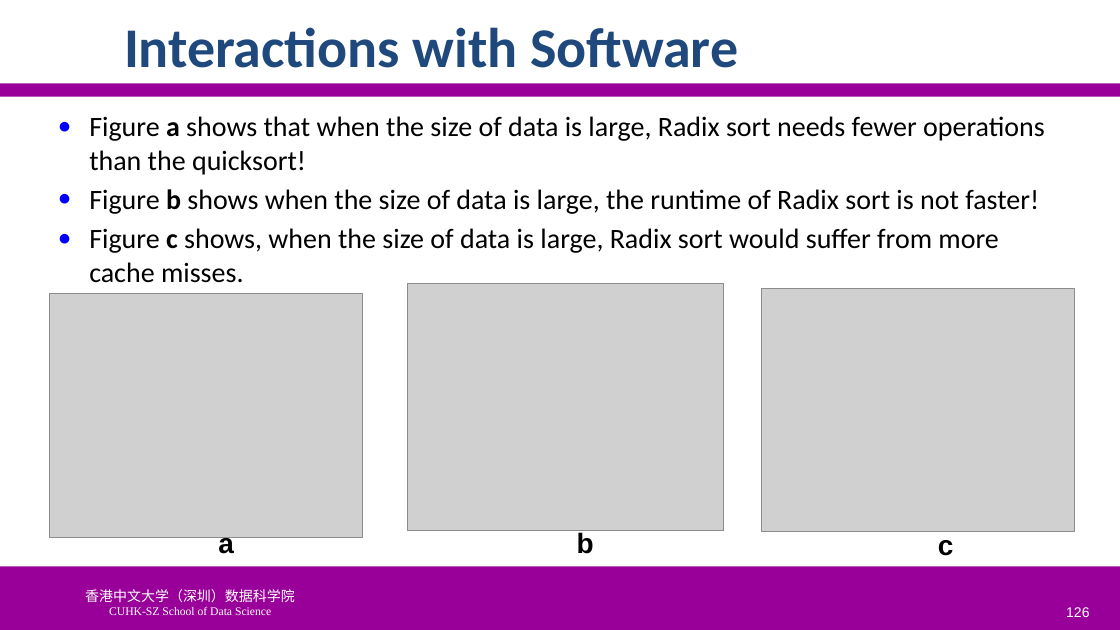
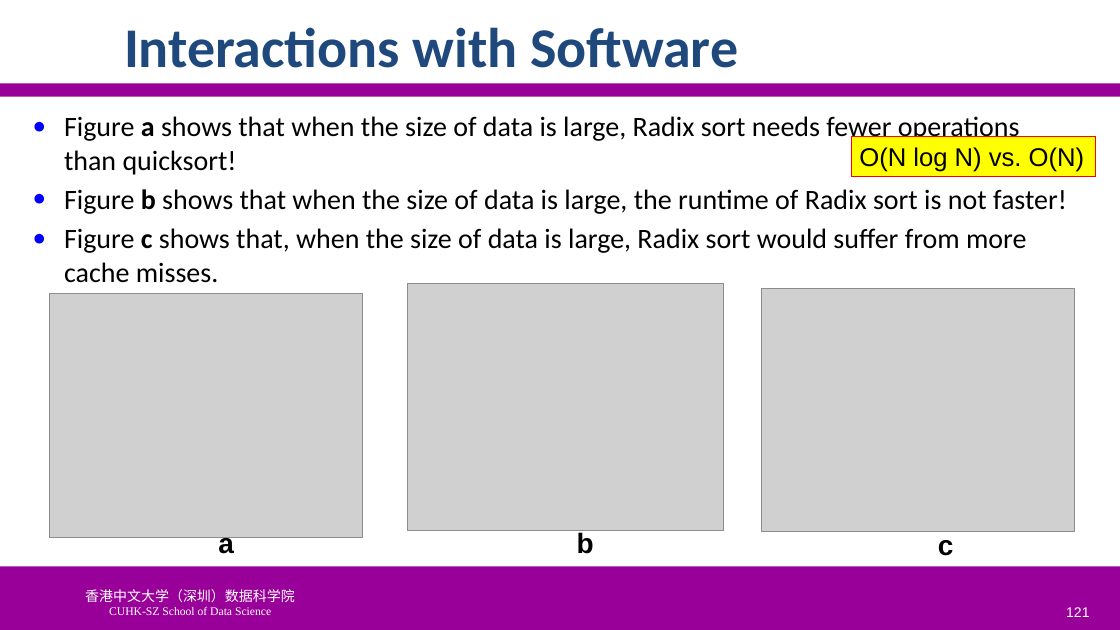
Before and after one commit to SUNCHAOYI923/CMU_CSAPP, a slide deck: slide 121 of slide/CA3060-6-MemHierarchy.pptx (slide 126 before the commit). Drawn at 1120x630 pixels with LibreOffice and Linux fonts; fonts in the diff are those of the drawing; grey boxes stand for pictures; background and template pictures are left out. Boxes give left, top, right and bottom in pixels: in the first picture for what was removed or moved away, otherwise in the second. Text is boxed around its words. In the diff, an @@ line names an element or a change of style, - is before the commit and + after.

```diff
--- a/slide/CA3060-6-MemHierarchy.pptx
+++ b/slide/CA3060-6-MemHierarchy.pptx
@@ text at [64, 116, 1067, 283]: text changed @@
-● Figure a shows that when the size of data is large, Radix sort needs fewer operations than the quicksort!
-● Figure b shows when the size of data is large, the runtime of Radix sort is not faster!
-● Figure c shows, when the size of data is large, Radix sort would suffer from more cache misses.
+● Figure a shows that when the size of data is large, Radix sort needs fewer operations than quicksort!
+● Figure b shows that when the size of data is large, the runtime of Radix sort is not faster!
+● Figure c shows that, when the size of data is large, Radix sort would suffer from more cache misses.
@@ rectangle added at [851, 137, 1096, 176], fill #FFFF00, outline #FF0000 0.75 pt, 22 pt, text #000000 @@
+O(N log N) vs. O(N)
@@ page number at [1066, 607, 1089, 617]: text changed @@
-126
+121
```
Also in this commit, not shown: 40 other slides changed, 5 slides added, 10 slides removed, 31 other files.
